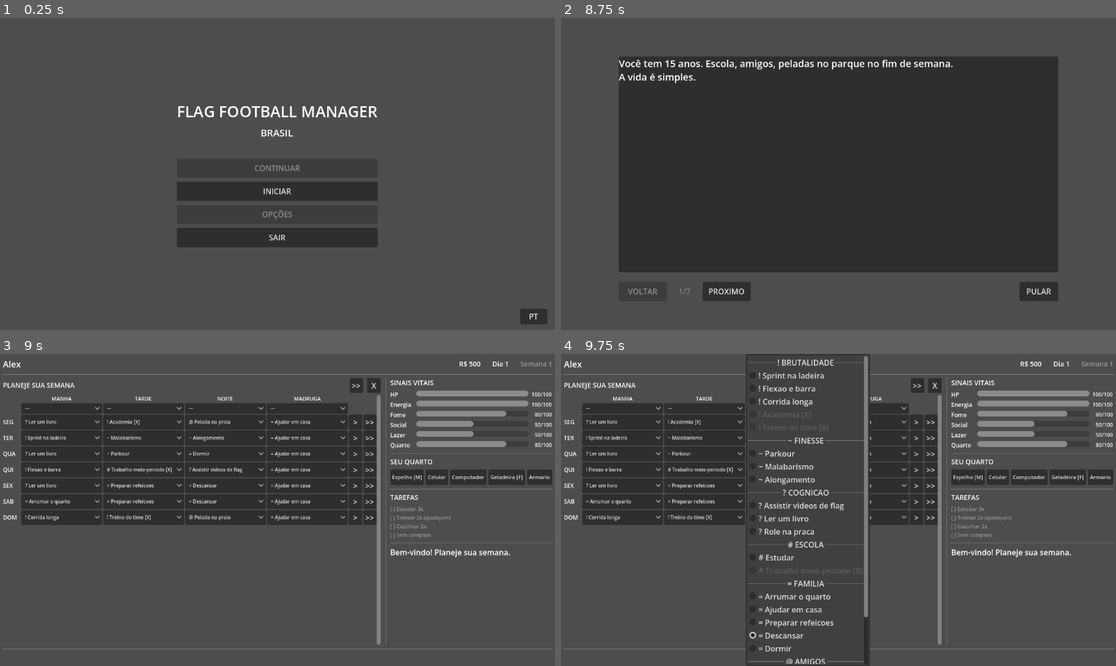
Above: before the commit, frames 1-4 (two rows, left to right).
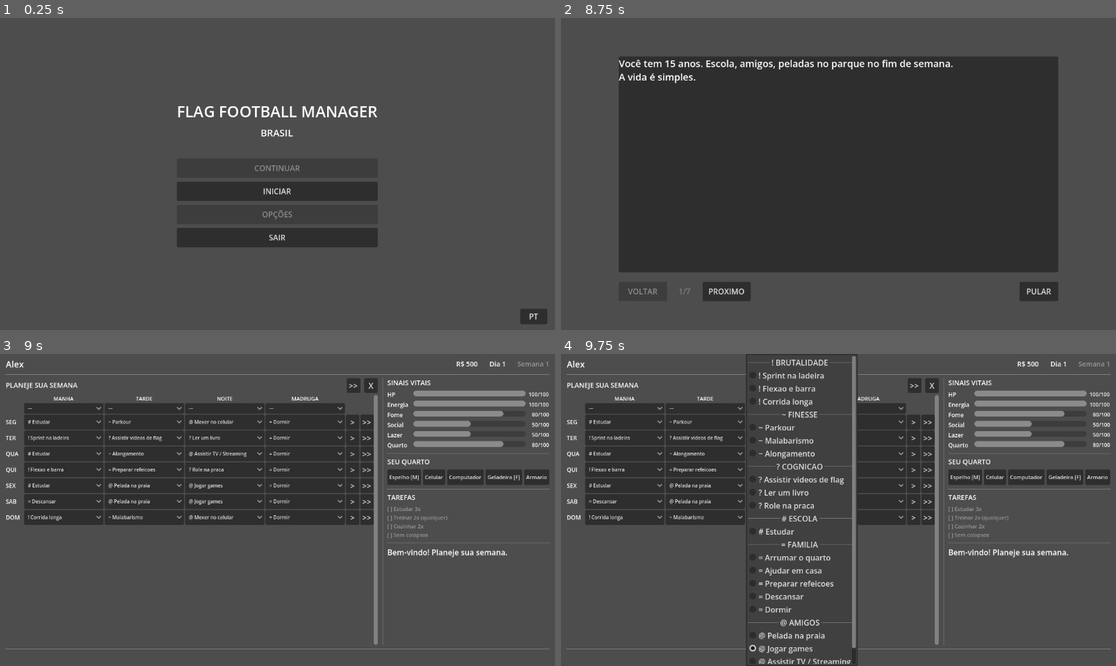
Above: after the commit, the same moments.

Repository: Slaxis/FlagFootballManager
Game: Godot game, scene res://engine/game/game.tscn
Same seed, same stepped clock (60 frames per second), same inputs: the game is played once before the commit and once after it.
Inputs (mouse positions are in pixels of both pictures, inside the frame that each line leads up to):
- Up to frame 1 (0.25 s): no input
- Up to frame 2 (8.75 s): click "INICIAR" at 0.5 s; click (838, 167) at 1.25 s; click "OK" at 2 s; click (1043, 39) at 2.77 s; type "Alex" at 2.85 s; click "JOGADOR" at 3.5 s; click "M" at 4.25 s; click "F" at 5 s; click "·" at 5.75 s; click "INICIAR" at 6.5 s; click "PROXIMO" at 7.25 s; click "VOLTAR" at 8 s
- Up to frame 3 (9 s): click "PULAR" at 8.75 s
- Up to frame 4 (9.75 s): click (783, 485) at 9.5 s, where only the run after the commit has a clickable "@ Jogar games"

Frames 1-2 are identical in both runs. In frame 3, 5.7% of the frame differs, in the area x 0-100%, y 2-95%; in frame 4, 9.0%, in the area x 0-100%, y 0-100%.

Commit message:
fix: locked activities hidden from dropdowns, not just disabled
Locked activities are now filtered out entirely from both the grid
dropdowns and the column header selects. Index mapping stays correct.

Co-Authored-By: Claude Opus 4.6 (1M context) <noreply@anthropic.com>

Diff:
--- a/game/modules/brasil_2026/ui/player_home/player_home.gd
+++ b/game/modules/brasil_2026/ui/player_home/player_home.gd
@@ -234,7 +234,11 @@
 		label.add_theme_font_size_override("font_size", 11)
 		col_box.add_child(label)
 
-		var available: Array[Dictionary] = _activity_def.list_for_slot(slot_id)
+		var all_col_avail: Array[Dictionary] = _activity_def.list_for_slot(slot_id)
+		var available: Array[Dictionary] = []
+		for a: Dictionary in all_col_avail:
+			if ActivityDef.check_requires(a, The.session) == "":
+				available.append(a)
 		_column_activities[slot_id] = available
 		var col_select: OptionButton = OptionButton.new()
 		col_select.add_theme_font_size_override("font_size", 9)
@@ -270,7 +274,11 @@
 		grid_container.add_child(row_label)
 
 		for slot_id: String in SLOTS:
-			var avail: Array[Dictionary] = _activity_def.list_for_slot(slot_id)
+			var all_avail: Array[Dictionary] = _activity_def.list_for_slot(slot_id)
+			var avail: Array[Dictionary] = []
+			for a: Dictionary in all_avail:
+				if ActivityDef.check_requires(a, The.session) == "":
+					avail.append(a)
 			var key: String = day_id + "_" + slot_id
 			var select: OptionButton = OptionButton.new()
 			select.custom_minimum_size = Vector2(0, 28)
@@ -312,17 +320,12 @@
 			select.add_separator(label_text)
 		else:
 			var act: Dictionary = entry["activity"]
+			var lock_reason: String = ActivityDef.check_requires(act, The.session)
+			if lock_reason != "":
+				continue
 			var cat: Dictionary = _activity_def.get_category(String(act.get("category", "")))
 			var icon: String = String(cat.get("icon", " "))
-			var lock_reason: String = ActivityDef.check_requires(act, The.session)
-			var item_text: String = icon + " " + I18n.text(act.get("name", "?"))
-			if lock_reason != "":
-				item_text += " [X]"
-			select.add_item(item_text)
-			if lock_reason != "":
-				var idx: int = select.item_count - 1
-				select.set_item_disabled(idx, true)
-				select.set_item_tooltip(idx, lock_reason)
+			select.add_item(icon + " " + I18n.text(act.get("name", "?")))
 
 func _select_index_to_activity(key: String, display_index: int) -> Dictionary:
 	# Map OptionButton index (which includes separators) to activity
